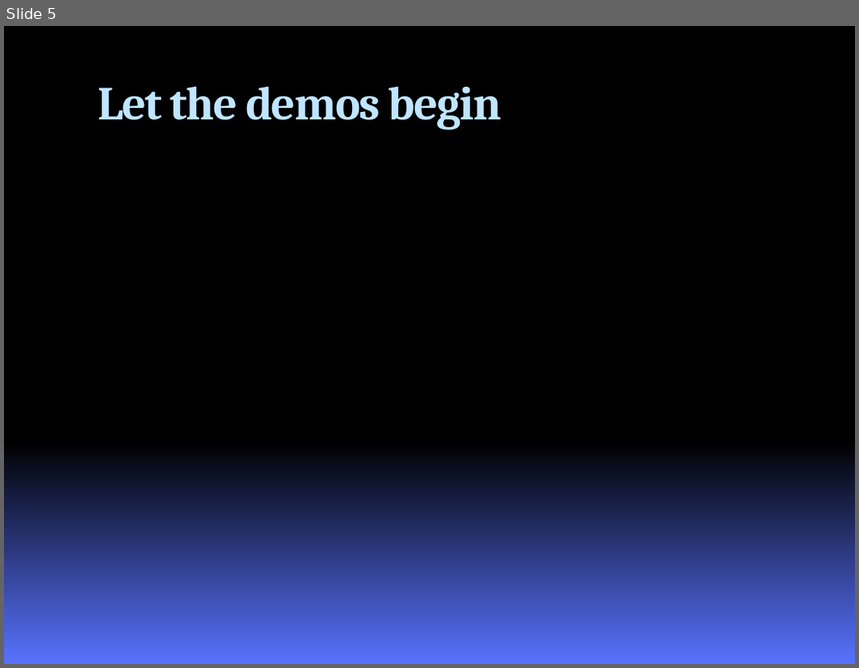
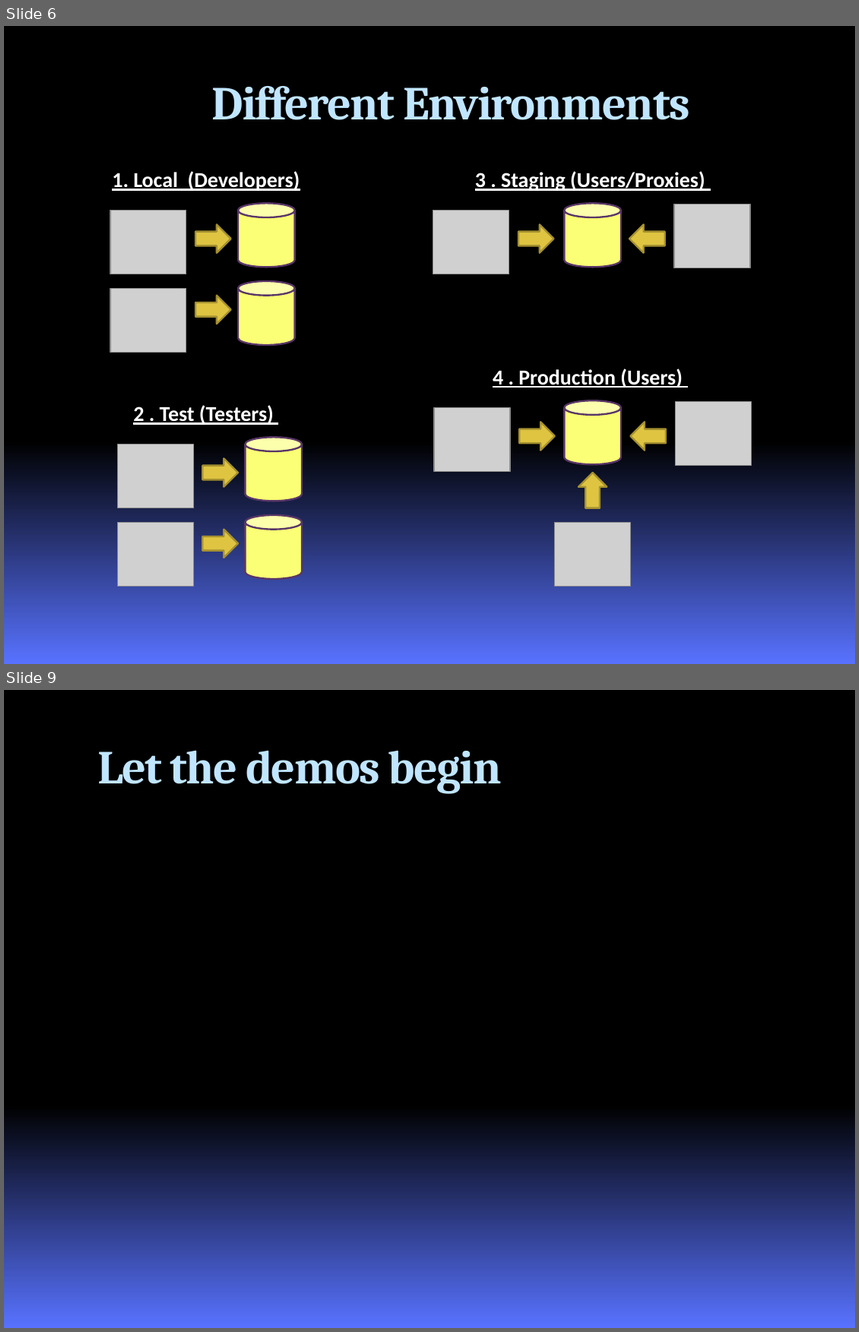
Before and after one commit to chucknorris/roundhouse, a slide deck: docs/RoundhousEPresentation.pptx. Shown one above the other, each under a label of ours: slide 5 before the commit, slides 6 and 9 after it; the slides between them are not shown. The pictures are 859x668 and 859x1332 pixels, drawn with LibreOffice and Linux fonts; fonts in the diff are those of the drawing; grey boxes stand for pictures; background and template pictures are left out. Boxes give left, top, right and bottom in pixels: in the first picture for what was removed or moved away, otherwise in the second. Text is boxed around its words. In the diff, an @@ line names an element or a change of style, - is before the commit and + after.

```diff
--- a/docs/RoundhousEPresentation.pptx
+++ b/docs/RoundhousEPresentation.pptx
@@ slide 6 added at (4, 26, 855, 664), background gradient #000000 to #5972FF @@
@@ title added at (211, 86, 690, 120), 40 pt, text #C0E5FF, bold @@
+Different Environments
@@ group added at (433, 171, 750, 275): 2 pictures, 2 right arrows, 1 cylinder, 1 text @@
+3 . Staging (Users/Proxies)
@@ group added at (110, 171, 300, 352): 2 cylinders, 2 pictures, 2 right arrows, 1 text @@
+1. Local (Developers)
@@ group added at (434, 369, 751, 586): 3 pictures, 3 right arrows, 1 cylinder, 1 text @@
+4 . Production (Users)
@@ group added at (117, 405, 302, 586): 2 cylinders, 2 pictures, 2 right arrows, 1 text @@
+2 . Test (Testers)
@@ what was slide 5 is now slide 9 @@
```
Also in this commit, not shown: 4 slides changed, 4 other slides added, 1 slide removed, 45 other files.
